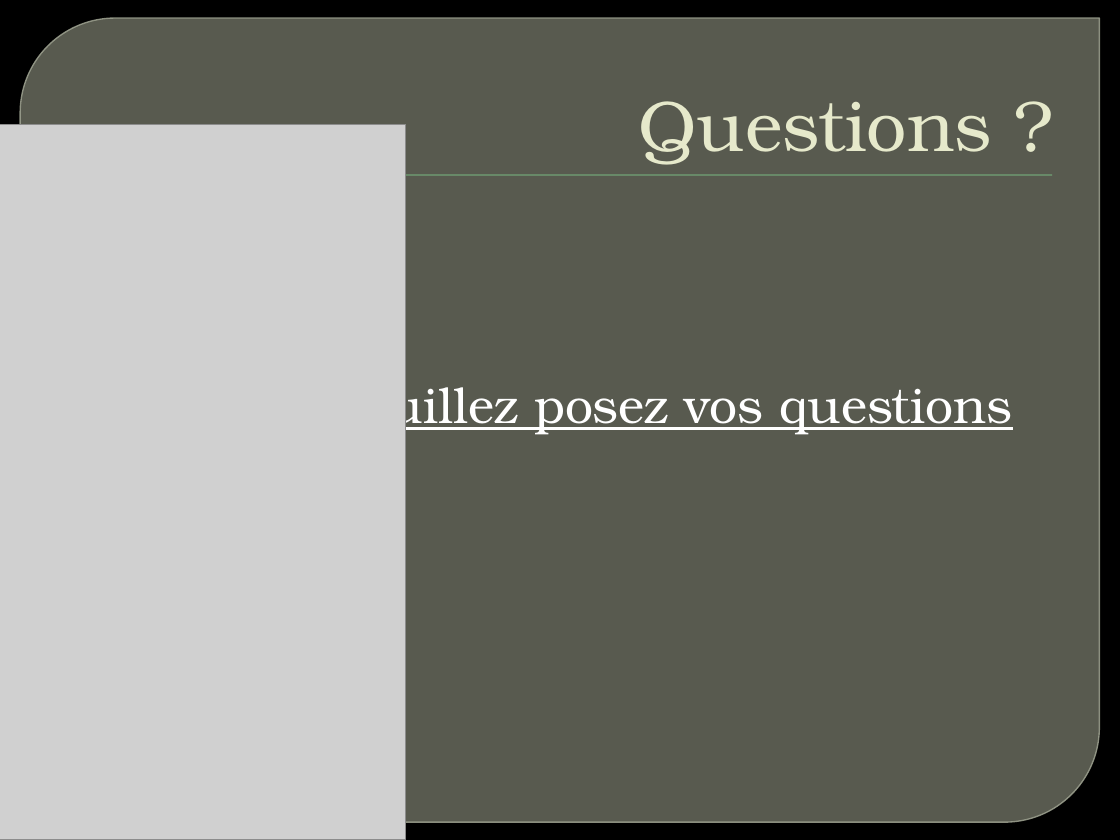
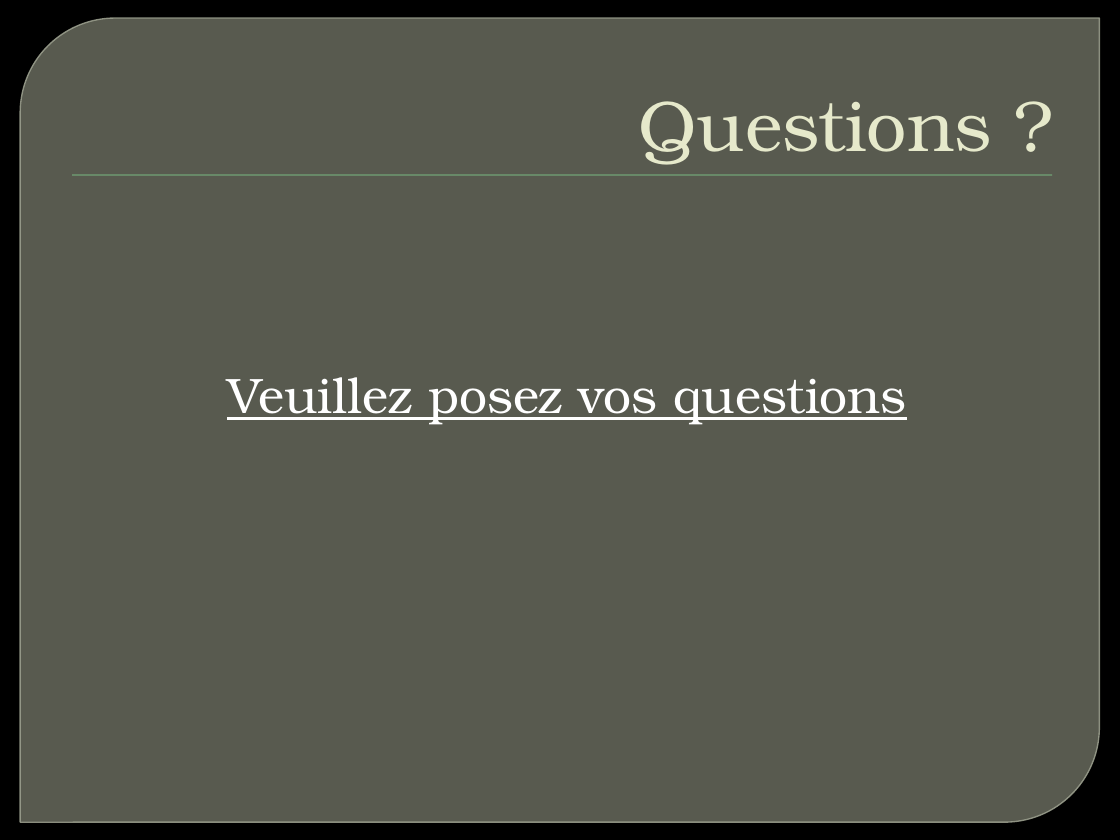
Before and after one commit to maresc-g/linumon, a slide deck: slide 9 of pfa.pptx. Drawn at 1120x840 pixels with LibreOffice and Linux fonts; fonts in the diff are those of the drawing; grey boxes stand for pictures; background and template pictures are left out. Boxes give left, top, right and bottom in pixels: in the first picture for what was removed or moved away, otherwise in the second. Text is boxed around its words. In the diff, an @@ line names an element or a change of style, - is before the commit and + after.

```diff
--- a/pfa.pptx
+++ b/pfa.pptx
@@ picture removed at <box>0,124,405,840</box> @@
@@ text "Veuillez posez vos questions" rewrapped from <box>333,376,1012,435</box> to <box>227,377,906,425</box> @@
```
Also in this commit, not shown: 1 other slide changed.
